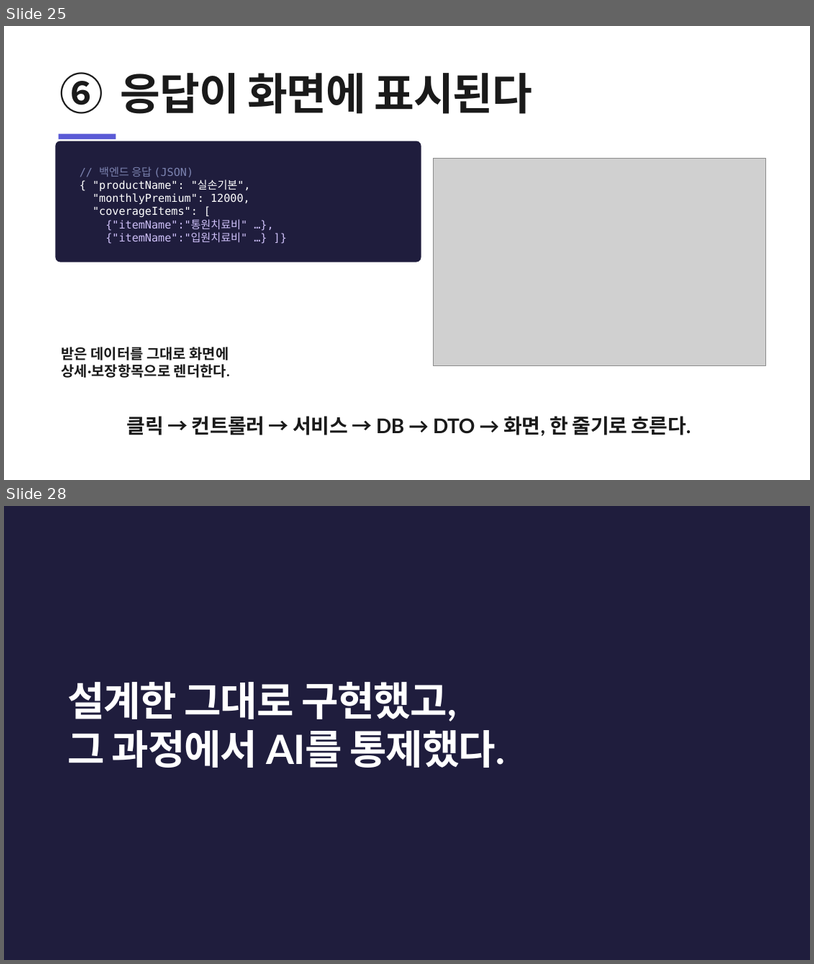
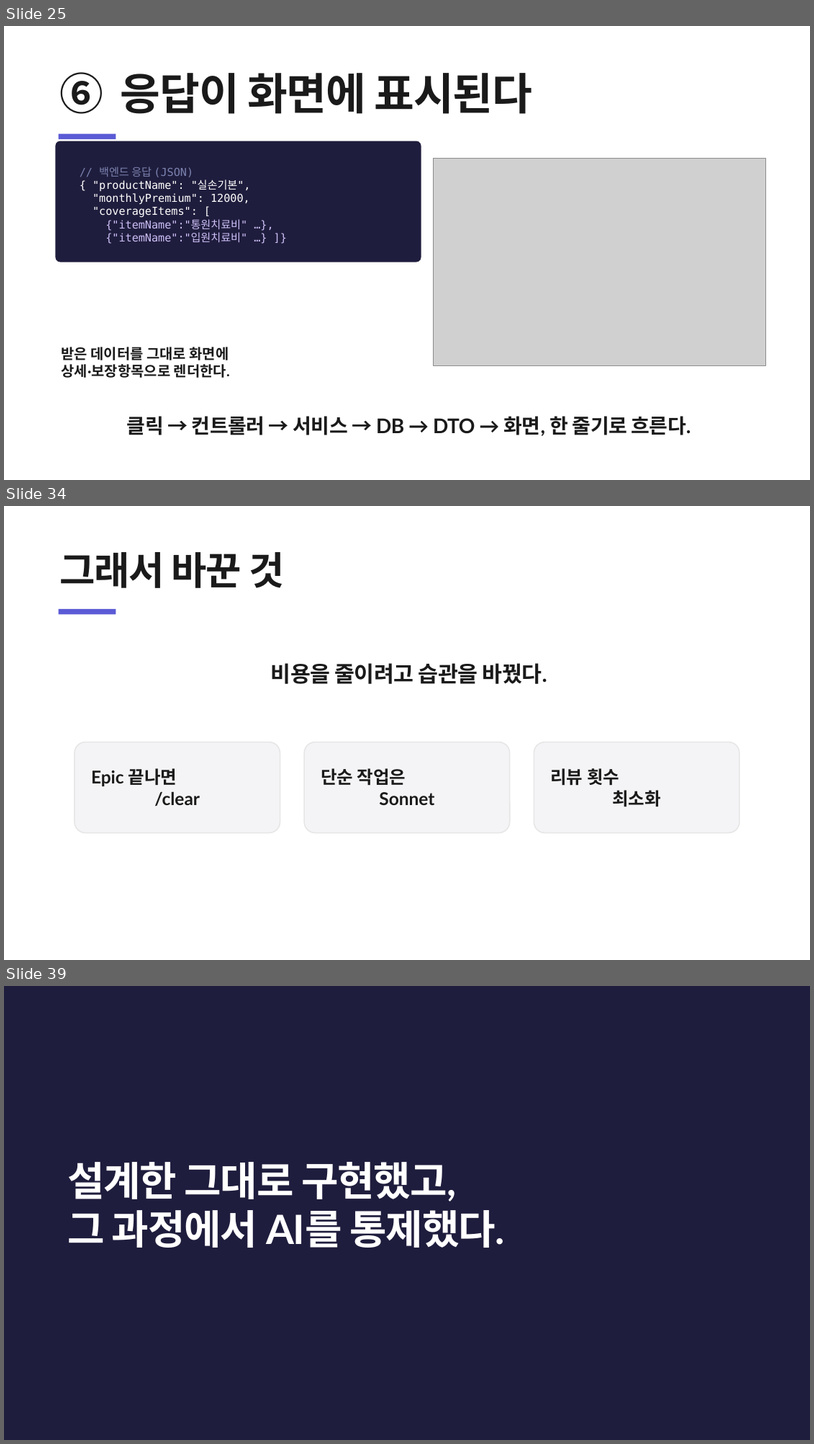
Before and after one commit to heyoonyoon/distributed-programming, a slide deck: docs/presentation/보험발표-figma.pptx. Shown one above the other, each under a label of ours: slides 25 and 28 before the commit, slides 25, 34 and 39 after it; the slides between them are not shown. The pictures are 814x964 and 814x1444 pixels, drawn with LibreOffice and Linux fonts; fonts in the diff are those of the drawing; grey boxes stand for pictures. Boxes give left, top, right and bottom in pixels: in the first picture for what was removed or moved away, otherwise in the second. Text is boxed around its words. In the diff, an @@ line names an element or a change of style, - is before the commit and + after.

```diff
--- a/docs/presentation/보험발표-figma.pptx
+++ b/docs/presentation/보험발표-figma.pptx
@@ slide 34 added at bbox=[4, 506, 810, 960], background #FFFFFF @@
@@ text added at bbox=[59, 552, 284, 588], 46 pt, text #1A1A1A, bold @@
+그래서 바꾼 것
@@ rectangle added at bbox=[59, 609, 116, 614], fill #5B5BD6 @@
@@ text added at bbox=[271, 663, 548, 684], 26 pt, text #1A1A1A, bold @@
+비용을 줄이려고 습관을 바꿨다.
@@ rounded rectangle added at bbox=[75, 742, 280, 833], fill #F4F4F6, outline #E6E6E6 1.3 pt, 21 pt, text #1A1A1A, bold @@
+Epic 끝나면
+/clear
@@ rounded rectangle added at bbox=[305, 742, 510, 833], fill #F4F4F6, outline #E6E6E6 1.3 pt, 21 pt, text #1A1A1A, bold @@
+단순 작업은
+Sonnet
@@ rounded rectangle added at bbox=[535, 742, 741, 833], fill #F4F4F6, outline #E6E6E6 1.3 pt, 21 pt, text #1A1A1A, bold @@
+리뷰 횟수
+최소화
@@ what was slide 28 is now slide 39 @@
```
Also in this commit, not shown: 12 other slides added, 2 slides removed, 1 other file.
